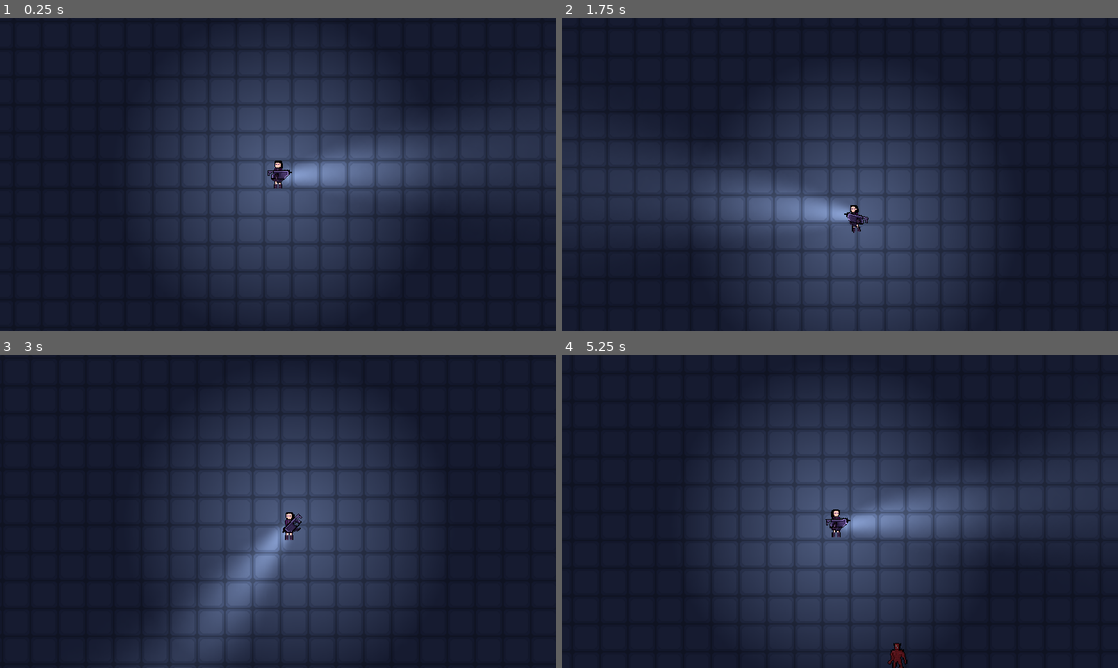
Above: before the commit, frames 1-4 (two rows, left to right).
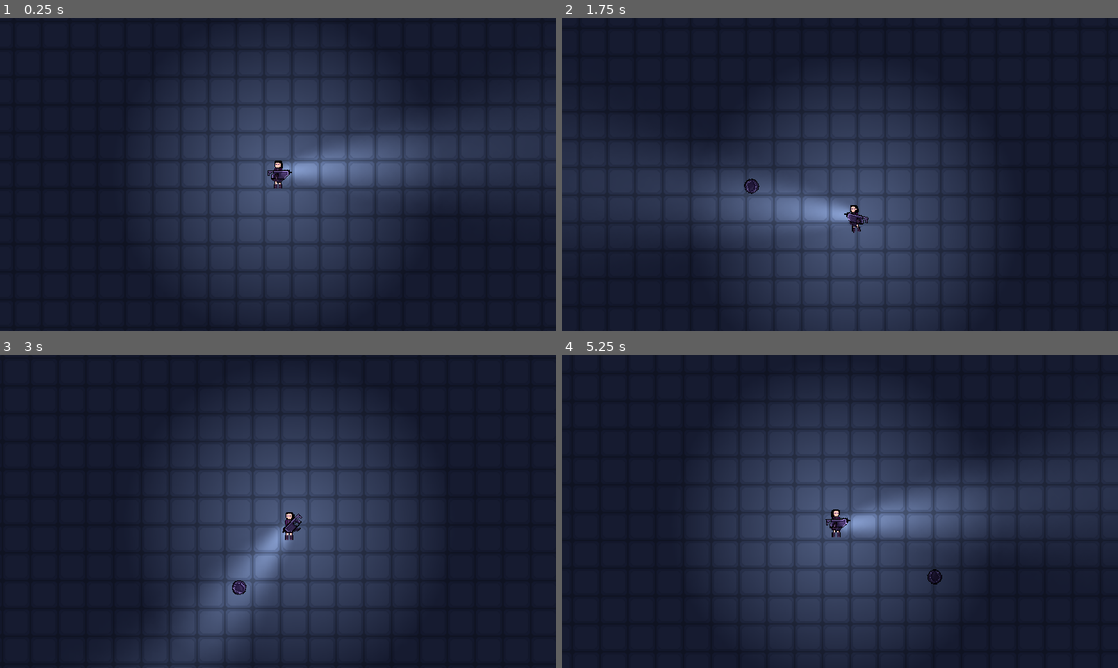
Above: after the commit, the same moments.

Repository: PeterPauk/Godot-Survivors-Clone
Game: Godot game, scene res://World/world.tscn
Same seed, same stepped clock (60 frames per second), same inputs: the game is played once before the commit and once after it.
Inputs (mouse positions are in pixels of both pictures, inside the frame that each line leads up to):
- Up to frame 1 (0.25 s): no input
- Up to frame 2 (1.75 s): tap Enter at 0.5 s; move the mouse to (962, 158) at 0.52 s; press the mouse at (962, 158) at 0.53 s; hold D (right) 0.53-1.28 s; move the mouse to (728, 190) at 1.27 s; release the mouse at (728, 190) at 1.28 s; hold S (down) from 1.28 s (still down); tap Q (dash) at 1.35 s; click (728, 190) at 1.55 s
- Up to frame 3 (3 s): move the mouse to (333, 442) at 2.02 s; release S (down) at 2.03 s; press the mouse at (333, 442) at 2.03 s; hold D (right) 2.03-2.78 s; move the mouse to (250, 574) at 2.77 s; release the mouse at (250, 574) at 2.78 s; hold W (up) from 2.78 s (still down); click (250, 574) at 2.85 s
- Up to frame 4 (5.25 s): move the mouse to (1006, 558) at 3.52 s; release W (up) at 3.53 s; press the mouse at (1006, 558) at 3.53 s; hold A (left) 3.53-5.03 s; tap Q (dash) at 3.6 s; move the mouse to (673, 464) at 4.27 s; release the mouse at (673, 464) at 4.28 s; click (673, 464) at 4.35 s; move the mouse to (867, 511) at 5.02 s; press the mouse at (867, 511) at 5.03 s; hold S (down) from 5.03 s (still down)

The runs differ from the first frame. In frame 1, 0.3% of the frame differs, in the area x 50-57%, y 44-54%; in frame 2, 0.1%; in frame 3, 0.1%; in frame 4, 0.2%.

Commit message:
bullet shooting mechanic

Diff:
--- a/Abilities/shadow_orb.gd
+++ b/Abilities/shadow_orb.gd
@@ -19,7 +19,7 @@
 		1:
 			hp = 1
 			speed = 150
-			damage = 5
+			damage = 999
 			knockback = 100
 			attack_size = 1.0
 
--- a/Enemy/enemy.gd
+++ b/Enemy/enemy.gd
@@ -27,8 +27,6 @@
 		print("check")
 
 
-
-
 func _on_hurt_box_hurt(damage):
 	hp -= damage
 	if hp <= 0:
--- a/Player/player.gd
+++ b/Player/player.gd
@@ -9,12 +9,11 @@
 @onready var enemy = get_tree().get_first_node_in_group("enemy")
 @onready var walk_anim = $AnimationPlayer
 
-var shadow_orb_attack =  preload("res://Cards/shadow_orb_card.tscn")
+var shadow_orb_attack =  preload("res://Cards/shadow_orb_card.tscn").instantiate()
 
 func _ready():
-	var shadow = shadow_orb_attack.instantiate()
-	add_child(shadow)
-	shadow.attack()
+	add_child(shadow_orb_attack)
+	shadow_orb_attack.attack()
 
 func _physics_process(delta):
 	movement()
--- a/Utility/bullet.gd
+++ b/Utility/bullet.gd
@@ -1,9 +1,13 @@
 extends Area2D
 
-class_name Bullet
-var speed = 30
-var move_dir: Vector2 = Vector2.ZERO
-var damage
+var speed = 10
+var direction = Vector2.ZERO
+var damage = 5
 
-func _process(delta):
-	global_position += move_dir * delta * speed
+func _physics_process(delta):
+	if direction != Vector2.ZERO:
+		var velocity = direction * speed
+		global_position += velocity
+
+func set_direction(direction: Vector2):
+	self.direction = direction
--- a/Utility/bullet.tscn
+++ b/Utility/bullet.tscn
@@ -1,22 +1,21 @@
 [gd_scene load_steps=4 format=3 uid="uid://codlwd1j1d7vu"]
 
-[ext_resource type="Texture2D" uid="uid://vu36024hsh44" path="res://Textures/Items/Weapons/bullet.png" id="1_5f7xn"]
-[ext_resource type="Script" path="res://Utility/bullet.gd" id="1_rwboc"]
+[ext_resource type="Script" path="res://Utility/bullet.gd" id="1_g5xao"]
+[ext_resource type="Texture2D" uid="uid://c3lgr7588kbjk" path="res://Textures/Items/Weapons/shadow_orb.png" id="1_wpi0g"]
 
-[sub_resource type="RectangleShape2D" id="RectangleShape2D_27dhq"]
-size = Vector2(16, 2)
+[sub_resource type="RectangleShape2D" id="RectangleShape2D_2ethf"]
+size = Vector2(20, 17)
 
-[node name="Bullet" type="Area2D"]
-collision_mask = 4
-script = ExtResource("1_rwboc")
+[node name="Bullet" type="Area2D" groups=["attack"]]
+script = ExtResource("1_g5xao")
+
+[node name="Timer" type="Timer" parent="."]
+
+[node name="CollisionShape2D" type="CollisionShape2D" parent="."]
+position = Vector2(0, 0.5)
+shape = SubResource("RectangleShape2D_2ethf")
 
 [node name="Sprite2D" type="Sprite2D" parent="."]
-texture = ExtResource("1_5f7xn")
+texture = ExtResource("1_wpi0g")
 
-[node name="CollisionShape2D" type="CollisionShape2D" parent="."]
-shape = SubResource("RectangleShape2D_27dhq")
-
-[node name="VisibleOnScreenNotifier2D" type="VisibleOnScreenNotifier2D" parent="."]
-scale = Vector2(0.8, 0.1)
-
-[connection signal="body_entered" from="." to="." method="_on_body_entered"]
+[connection signal="timeout" from="Timer" to="." method="_on_timer_timeout"]
--- a/Utility/weapon.gd
+++ b/Utility/weapon.gd
@@ -2,8 +2,10 @@
 
 @onready var sprite = $Sprite2D
 @onready var flashlight = $Light/PointLight2D
+@onready var gun_end = $GunEnd
 
 @export var rotation_speed = 25
+var bullet =  preload("res://Utility/bullet.tscn").instantiate()
 var angle
 
 func _physics_process(delta):
@@ -20,3 +22,14 @@
 	else:
 		sprite.flip_v = true;
 		flashlight.position.y = 24
+
+func _unhandled_input(event: InputEvent):
+	if event.is_action_pressed("shoot"):
+		shoot()
+
+func shoot():
+	add_child(bullet)
+	bullet.global_position = gun_end.global_position
+	var target = get_global_mouse_position()
+	var direction_to_mouse = bullet.global_position.direction_to(target).normalized()
+	bullet.set_direction(direction_to_mouse)
--- a/Utility/weapon.tscn
+++ b/Utility/weapon.tscn
@@ -15,7 +15,7 @@
 [node name="Light" type="Node2D" parent="."]
 
 [node name="PointLight2D" type="PointLight2D" parent="Light"]
-position = Vector2(228, 30)
+position = Vector2(225, 24)
 rotation = 0.890118
 scale = Vector2(0.991102, 1.00527)
 color = Color(1, 1, 1, 0.235294)
@@ -25,3 +25,6 @@
 shadow_filter = 1
 texture = ExtResource("3_s043r")
 texture_scale = 2.0
+
+[node name="GunEnd" type="Marker2D" parent="."]
+position = Vector2(16, 1)
--- a/project.godot
+++ b/project.godot
@@ -12,7 +12,7 @@
 
 config/name="Survivors Clone"
 run/main_scene="res://World/world.tscn"
-config/features=PackedStringArray("4.1", "Mobile")
+config/features=PackedStringArray("4.2", "Mobile")
 config/icon="res://icon.svg"
 
 [display]
@@ -54,6 +54,11 @@
 "events": [Object(InputEventKey,"resource_local_to_scene":false,"resource_name":"","device":-1,"window_id":0,"alt_pressed":false,"shift_pressed":false,"ctrl_pressed":false,"meta_pressed":false,"pressed":false,"keycode":0,"physical_keycode":81,"key_label":0,"unicode":113,"echo":false,"script":null)
 ]
 }
+shoot={
+"deadzone": 0.5,
+"events": [Object(InputEventMouseButton,"resource_local_to_scene":false,"resource_name":"","device":-1,"window_id":0,"alt_pressed":false,"shift_pressed":false,"ctrl_pressed":false,"meta_pressed":false,"button_mask":0,"position":Vector2(0, 0),"global_position":Vector2(0, 0),"factor":1.0,"button_index":1,"canceled":false,"pressed":false,"double_click":false,"script":null)
+]
+}
 
 [layer_names]
 
